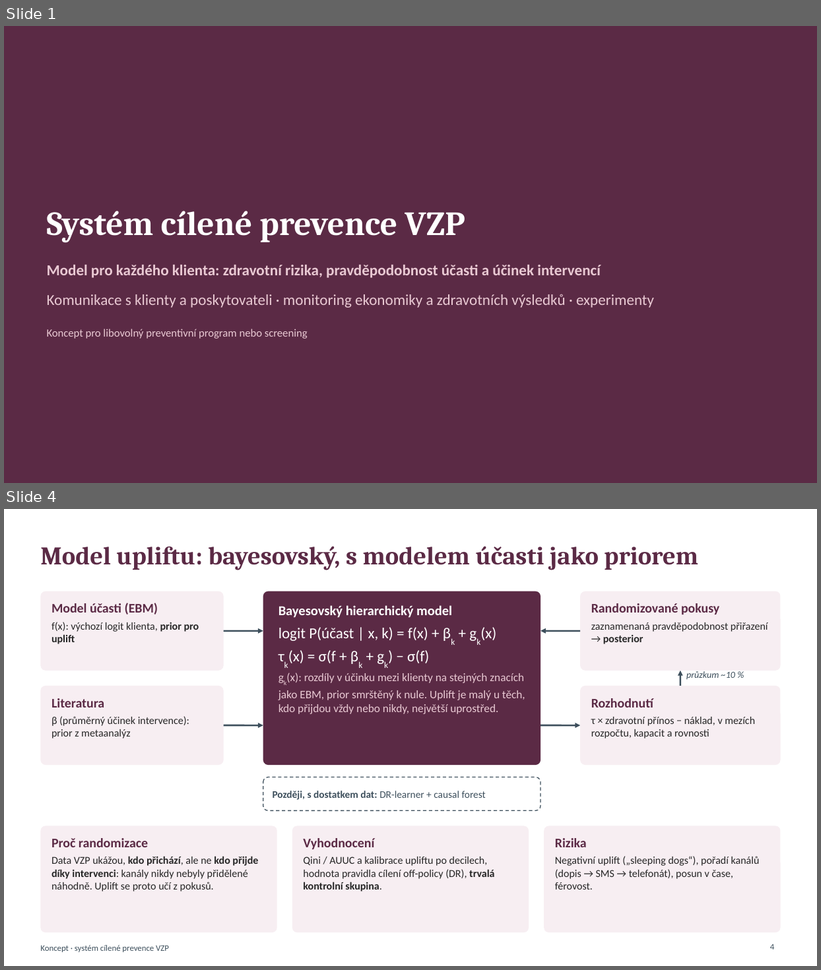
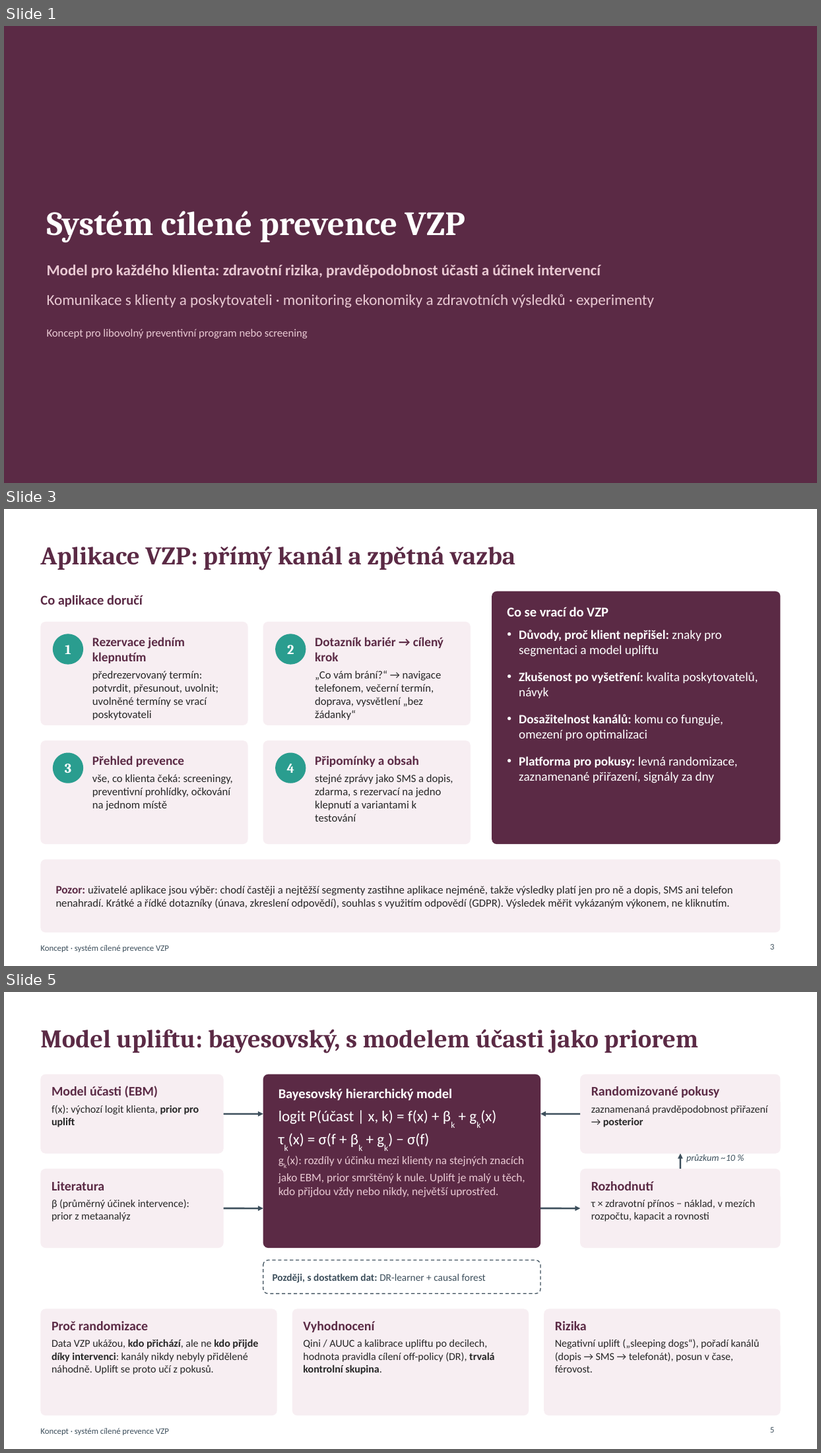
Before and after one commit to vit-tucek/mamograf-vzp, a slide deck: docs/vzp_system/system.pptx. Shown one above the other, each under a label of ours: slides 1 and 4 before the commit, slides 1, 3 and 5 after it; the slides between them are not shown. The pictures are 821x970 and 821x1453 pixels, drawn with LibreOffice and Linux fonts; fonts in the diff are those of the drawing. Boxes give left, top, right and bottom in pixels: in the first picture for what was removed or moved away, otherwise in the second. Text is boxed around its words. In the diff, an @@ line names an element or a change of style, - is before the commit and + after.

```diff
--- a/docs/vzp_system/system.pptx
+++ b/docs/vzp_system/system.pptx
@@ slide 3 added at [4,509,817,966], background #FFFFFF; not listed: 1 template element that a slide beside it also shows @@
@@ title added at [40,546,516,570], 30 pt, text #5B2A45, bold @@
+Aplikace VZP: přímý kanál a zpětná vazba
@@ text added at [40,595,143,607], 16 pt, text #5B2A45, bold @@
+Co aplikace doručí
@@ rounded rectangle added at [492,591,781,844], fill #5B2A45 @@
@@ text added at [507,607,758,784], 15 pt, text #FFFFFF @@
+Co se vrací do VZP
+• Důvody, proč klient nepřišel: znaky pro segmentaci a model upliftu
+• Zkušenost po vyšetření: kvalita poskytovatelů, návyk
+• Dosažitelnost kanálů: komu co funguje, omezení pro optimalizaci
+• Platforma pro pokusy: levná randomizace, zaznamenané přiřazení, signály za dny
@@ rounded rectangle added at [40,622,248,725], fill #F7EEF2 @@
@@ rounded rectangle added at [263,622,471,725], fill #F7EEF2 @@
@@ ellipse added at [53,634,83,665], fill #2A9D8F @@
@@ text added at [65,645,71,654], 16 pt, text #FFFFFF, bold @@
+1
@@ text added at [92,637,218,720], 13 pt, text #262626 @@
+Rezervace jedním klepnutím
+předrezervovaný termín: potvrdit, přesunout, uvolnit; uvolněné termíny se vrací poskytovateli
@@ ellipse added at [275,634,306,665], fill #2A9D8F @@
@@ text added at [287,645,294,654], 16 pt, text #FFFFFF, bold @@
+2
@@ text added at [315,637,444,720], 13 pt, text #262626 @@
+Dotazník bariér → cílený krok
+„Co vám brání?“ → navigace telefonem, večerní termín, doprava, vysvětlení „bez žádanky“
@@ rounded rectangle added at [40,741,248,844], fill #F7EEF2 @@
@@ rounded rectangle added at [263,741,471,844], fill #F7EEF2 @@
@@ ellipse added at [53,753,83,784], fill #2A9D8F @@
@@ text added at [65,764,71,773], 16 pt, text #FFFFFF, bold @@
+3
@@ text added at [92,756,233,811], 13 pt, text #262626 @@
+Přehled prevence
+vše, co klienta čeká: screeningy, preventivní prohlídky, očkování na jednom místě
@@ ellipse added at [275,753,306,784], fill #2A9D8F @@
@@ text added at [287,764,294,773], 16 pt, text #FFFFFF, bold @@
+4
@@ text added at [315,756,453,822], 13 pt, text #262626 @@
+Připomínky a obsah
+stejné zprávy jako SMS a dopis, zdarma, s rezervací na jedno klepnutí a variantami k testování
@@ rounded rectangle added at [40,859,781,933], fill #F7EEF2 @@
@@ text added at [56,886,733,909], 13 pt, text #262626 @@
+Pozor: uživatelé aplikace jsou výběr: chodí častěji a nejtěžší segmenty zastihne aplikace nejméně, takže výsledky platí jen pro ně a dopis, SMS ani telefon nenahradí. Krátké a řídké dotazníky (únava, zkreslení odpovědí), souhlas s využitím odpovědí (GDPR). Výsledek měřit vykázaným výkonem, ne kliknutím.
@@ page number added at [770,944,774,950], 10 pt, text #3D4F5C @@
+3
@@ what was slide 4 is now slide 5 @@
@@ page number at [770,1427,774,1433]: text changed @@
-4
+5
```
Also in this commit, not shown: 3 slides changed, 2 other files.
